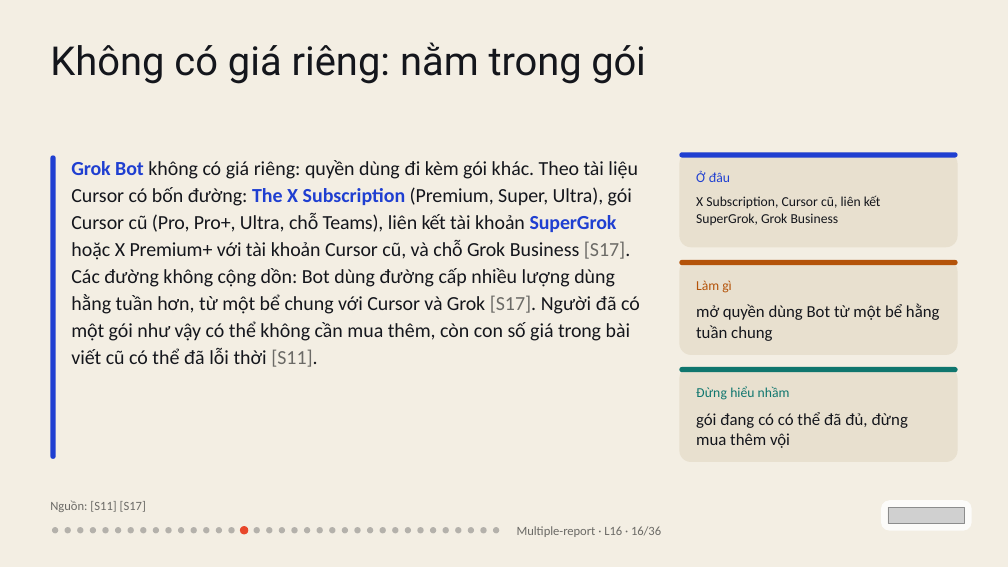
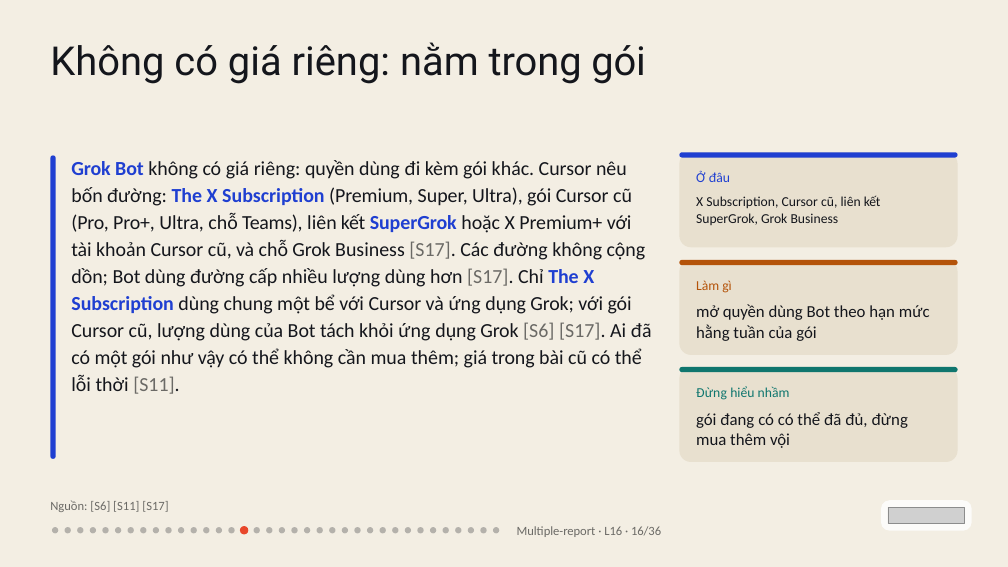
Before and after one commit to vohoailinh90/Multiple-report, a slide deck: slide 16 of lessons/L16/L16.pptx. Drawn at 1008x567 pixels with LibreOffice and Linux fonts; fonts in the diff are those of the drawing; grey boxes stand for pictures. Boxes give left, top, right and bottom in pixels: in the first picture for what was removed or moved away, otherwise in the second. Text is boxed around its words. In the diff, an @@ line names an element or a change of style, - is before the commit and + after.

```diff
--- a/lessons/L16/L16.pptx
+++ b/lessons/L16/L16.pptx
@@ text at (71, 160, 652, 394): text changed @@
-Grok Bot không có giá riêng: quyền dùng đi kèm gói khác. Theo tài liệu Cursor có bốn đường: The X Subscription (Premium, Super, Ultra), gói Cursor cũ (Pro, Pro+, Ultra, chỗ Teams), liên kết tài khoản SuperGrok hoặc X Premium+ với tài khoản Cursor cũ, và chỗ Grok Business [S17]. Các đường không cộng dồn: Bot dùng đường cấp nhiều lượng dùng hằng tuần hơn, từ một bể chung với Cursor và Grok [S17]. Người đã có một gói như vậy có thể không cần mua thêm, còn con số giá trong bài viết cũ có thể đã lỗi thời [S11].
+Grok Bot không có giá riêng: quyền dùng đi kèm gói khác. Cursor nêu bốn đường: The X Subscription (Premium, Super, Ultra), gói Cursor cũ (Pro, Pro+, Ultra, chỗ Teams), liên kết SuperGrok hoặc X Premium+ với tài khoản Cursor cũ, và chỗ Grok Business [S17]. Các đường không cộng dồn; Bot dùng đường cấp nhiều lượng dùng hơn [S17]. Chỉ The X Subscription dùng chung một bể với Cursor và ứng dụng Grok; với gói Cursor cũ, lượng dùng của Bot tách khỏi ứng dụng Grok [S6] [S17]. Ai đã có một gói như vậy có thể không cần mua thêm; giá trong bài cũ có thể lỗi thời [S11].
@@ text at (696, 304, 930, 341): text changed @@
-mở quyền dùng Bot từ một bể hằng tuần chung
+mở quyền dùng Bot theo hạn mức hằng tuần của gói
@@ text at (50, 500, 168, 512): text changed @@
-Nguồn: [S11] [S17]
+Nguồn: [S6] [S11] [S17]
```
Also in this commit, not shown: 1 other slide changed, 1 other file.
